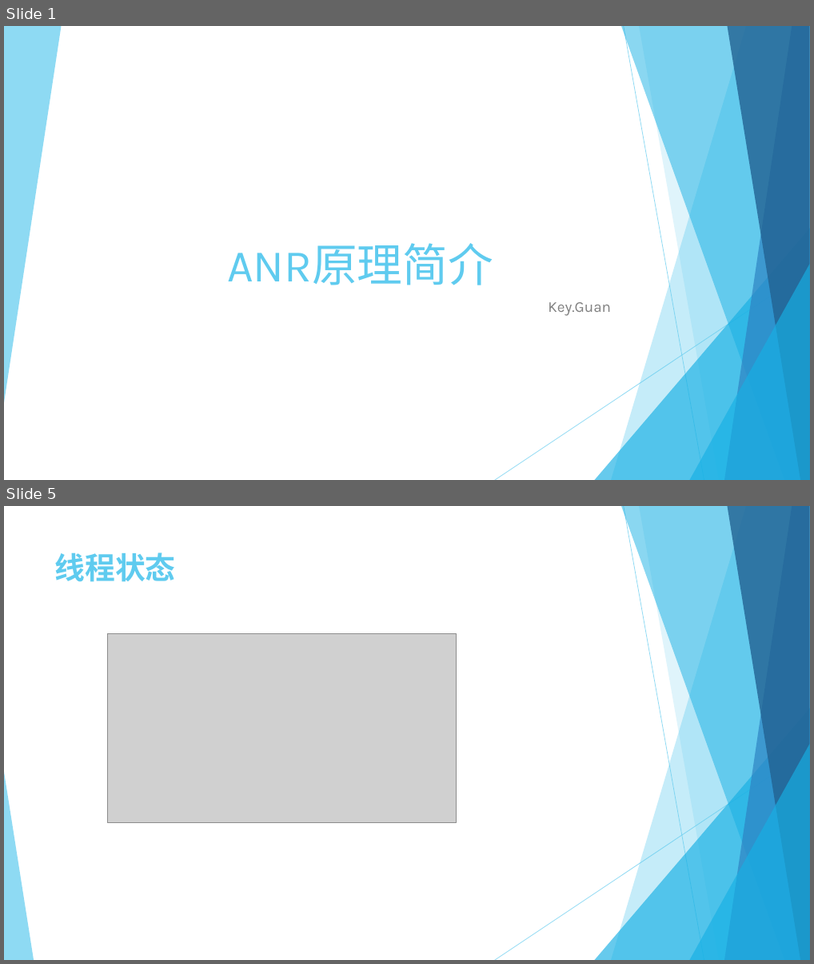
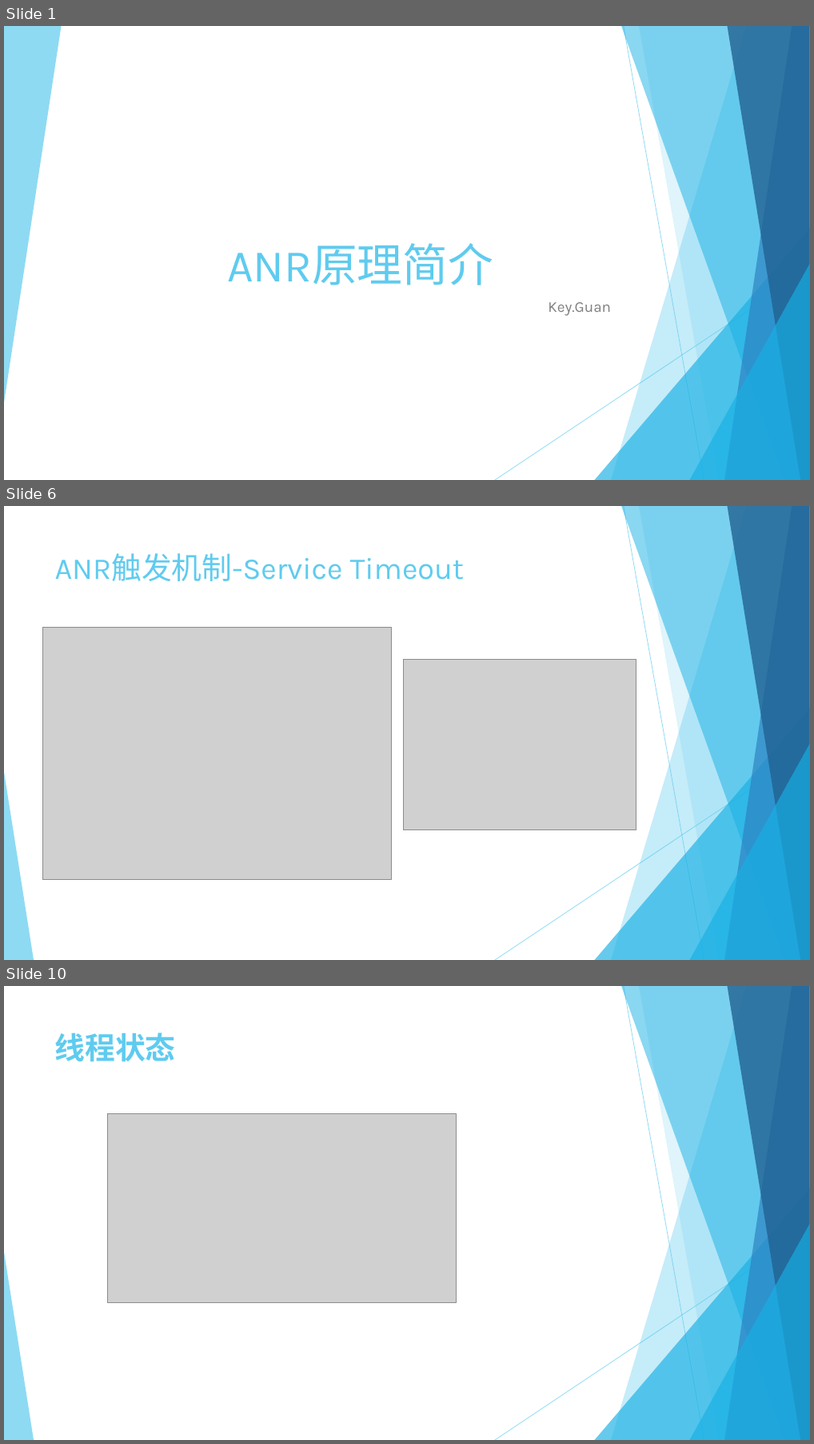
Before and after one commit to keyguansz/asys, a slide deck: debug/ANR原理简介.pptx. Shown one above the other, each under a label of ours: slides 1 and 5 before the commit, slides 1, 6 and 10 after it; the slides between them are not shown. The pictures are 814x964 and 814x1444 pixels, drawn with LibreOffice and Linux fonts; fonts in the diff are those of the drawing; grey boxes stand for pictures. Boxes give left, top, right and bottom in pixels: in the first picture for what was removed or moved away, otherwise in the second. Text is boxed around its words. In the diff, an @@ line names an element or a change of style, - is before the commit and + after.

```diff
--- a/debug/ANR原理简介.pptx
+++ b/debug/ANR原理简介.pptx
@@ slide 6 added at box(4, 506, 810, 960), background #FFFFFF; not listed: 10 template elements that a slide beside it also shows @@
@@ text added at box(55, 553, 465, 581), 36 pt, text #5FCBEF @@
+ANR触发机制-Service Timeout
@@ picture added at box(42, 627, 392, 880) @@
@@ picture added at box(404, 659, 637, 830) @@
@@ what was slide 5 is now slide 10 @@
```
Also in this commit, not shown: 3 slides changed, 7 other slides added, 4 slides removed, 46 other files.
